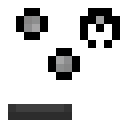
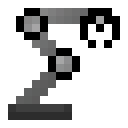
Two versions of the same layered image (128 x 128). Layer-by-layer changes:
showed "robot_arm", painted on it over [16, 8, 88, 104]
